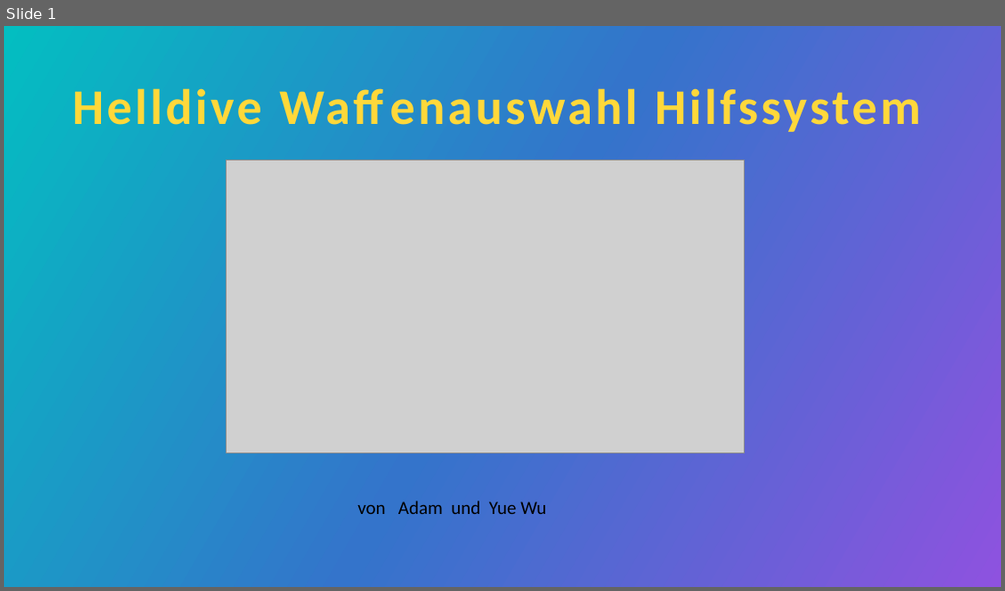
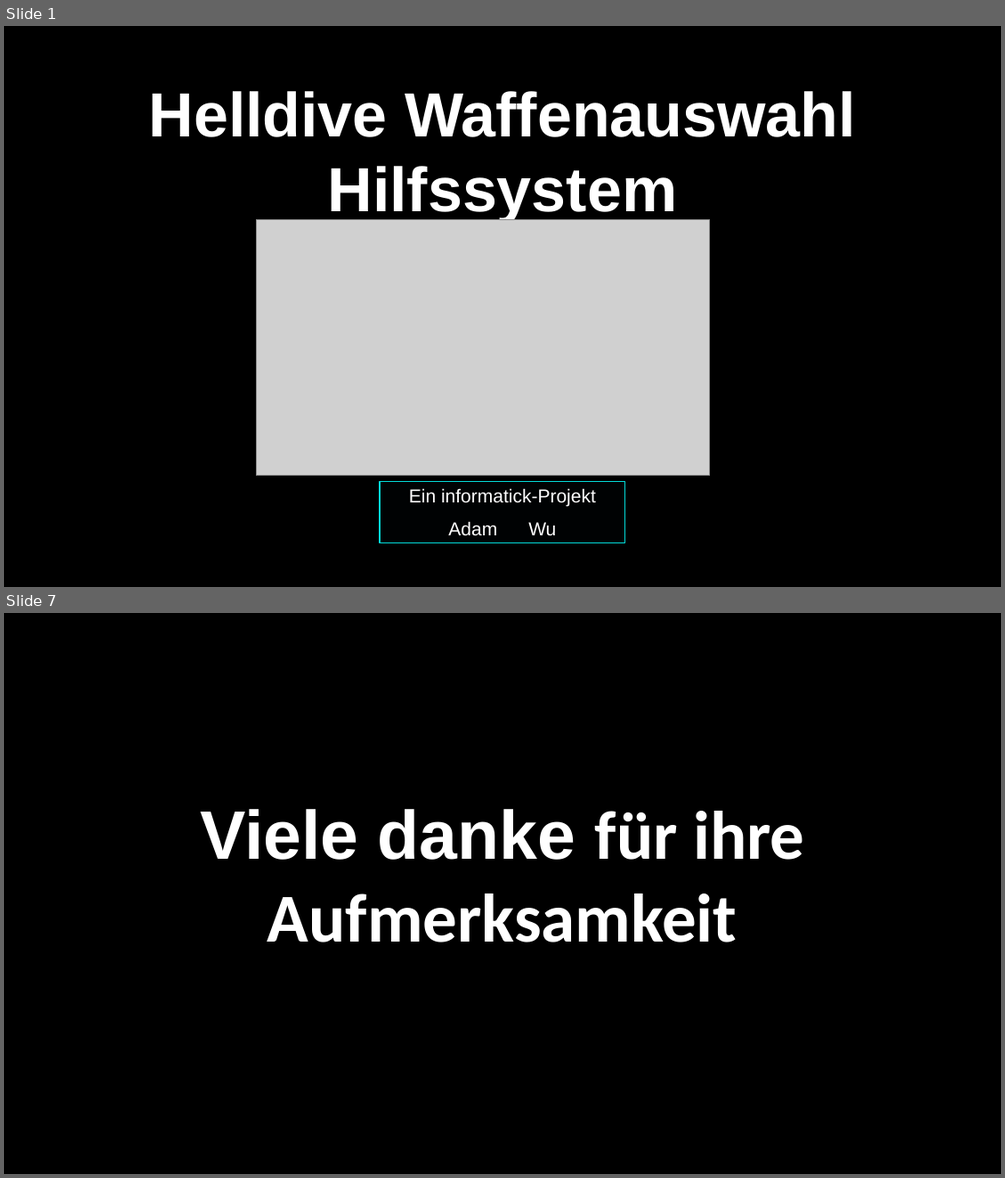
Before and after one commit to SmashedAdam/HELLDIVE, a slide deck: docs/Helldive Waffenauswahl Hilfssystem.pptx. Shown one above the other, each under a label of ours: slide 1 before the commit, slides 1 and 7 after it; the slides between them are not shown. The pictures are 1005x591 and 1005x1178 pixels, drawn with LibreOffice and Linux fonts; fonts in the diff are those of the drawing; grey boxes stand for pictures; background and template pictures are left out. Boxes give left, top, right and bottom in pixels: in the first picture for what was removed or moved away, otherwise in the second. Text is boxed around its words. In the diff, an @@ line names an element or a change of style, - is before the commit and + after.

```diff
--- a/docs/Helldive Waffenauswahl Hilfssystem.pptx
+++ b/docs/Helldive Waffenauswahl Hilfssystem.pptx
@@ slide 7 added at bbox=[4, 613, 1001, 1174], background picture (left out) @@
@@ title added at bbox=[200, 809, 804, 942], 66 pt, text gradient #FFFFFF to #03DBD9, bold @@
+Viele danke für ihre Aufmerksamkeit
@@ slide 1 changed as well @@
@@ background gradient #03BEC1 to #3474CB to #8E52DF to picture (left out) @@
@@ title "Helldive Waffenauswahl Hilfssystem": place and size @@
-title "Helldive Waffenauswahl Hilfssystem" at bbox=[73, 88, 921, 132]
+title "Helldive Waffenauswahl Hilfssystem" at bbox=[149, 91, 856, 223]
@@ title "Helldive Waffenauswahl Hilfssystem" at bbox=[149, 91, 856, 223]: size 48 to 60 pt, font Calibri to Arial, text colour gradient #F8C334 to #FFD83A to #FFFD6D to #FFFEB8 to gradient #FFFFFF to #03DBD9, letter spacing 3 to 0 pt; vertical alignment middle to bottom @@
@@ picture: place and size @@
-picture at bbox=[226, 160, 744, 453]
+picture at bbox=[256, 220, 709, 475]
@@ text removed at bbox=[357, 500, 546, 514] @@
-von Adam und Yue Wu
@@ text added at bbox=[380, 482, 624, 543], fill #000203, outline #03DBD9 1 pt, 18 pt, text #FFFFFF @@
+Ein informatick-Projekt
+Adam Wu
```
Also in this commit, not shown: 5 other slides added, 6 slides removed.
